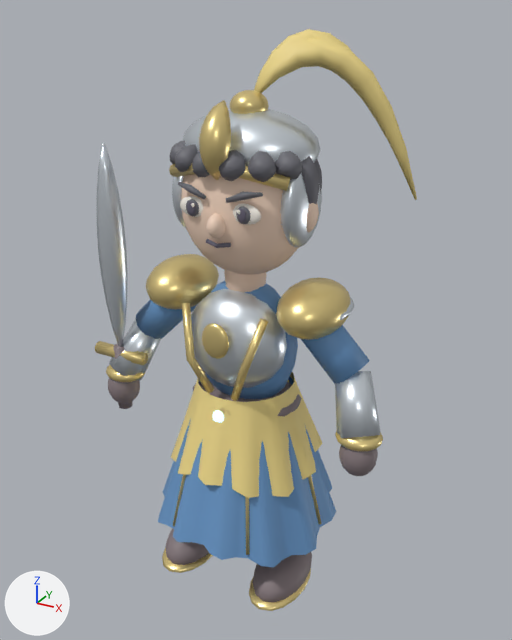
The glTF model samkok/web/models/54-e1.glb as it was, and as the next commit left it.
Both versions are drawn from a camera (50 mm lens) standing at (1.88, -3.29, 3.43) and looking at (0.03, 0.07, 1.76). The axes (+X, +Y, +Z) are drawn at lower left. The lights are the same throughout. The picture after the commit comes second.

Names of what the first picture shows: '54_T1_Royal Tide_Mesh'.
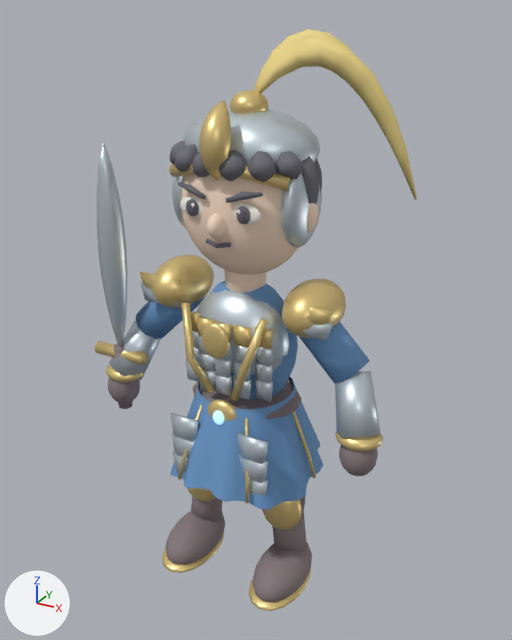
Boxes (x1, y1, x2, y2) around the edits, measured in the pictures (512 x 640 px; the box of a moved part takes in the faces that stretch with it):
```json
{"part": 1, "of": "me_54_t1_royal_tide_mesh", "change": "moved or reshaped", "before": [191, 289, 287, 388], "after": [196, 290, 289, 375]}
{"part": 2, "of": "me_54_t1_royal_tide_mesh", "change": "deleted", "before": [340, 298, 354, 320], "on screen": "mostly hidden"}
{"part": 3, "of": "me_54_t1_royal_tide_mesh", "change": "moved or reshaped", "before": [146, 254, 351, 567], "after": [140, 255, 346, 510]}
```

The change, as JSON lines over the scene's bpy script:
```json
{"block": "me_54_t1_royal_tide_mesh", "where": "# used by ob_54_t1_royal_tide_mesh; location = (0.0, 0.0, 0.0)"}
{"op": "remove", "block": "me_54_t1_royal_tide_mesh", "code": "me_54_t1_royal_tide_mesh.from_pydata(...)  # 9026 vertices, 16472 faces; spans x -0.98..0.92, y -0.57..0.57, z 0.02..3.34"}
{"op": "add", "block": "me_54_t1_royal_tide_mesh", "code": "me_54_t1_royal_tide_mesh.from_pydata(...)  # 8704 vertices, 15868 faces; spans x -0.98..0.92, y -0.48..0.49, z 0.02..3.34"}
{"block": "me_54_t1_royal_tide_mesh", "change": "me_54_t1_royal_tide_mesh part 1: the loose piece of 176 vertices spanning x -0.31..0.31, y -0.32..0.12, z 1.4..2.0 is scaled about its middle by (1, 0.909, 1), then moved by (0.0, 0.04, 0.0)"}
{"block": "me_54_t1_royal_tide_mesh", "change": "me_54_t1_royal_tide_mesh part 2: the loose piece of 176 vertices spanning x 0.29..0.63, y -0.2..0.26, z 1.88..1.99 is deleted"}
{"block": "me_54_t1_royal_tide_mesh", "change": "me_54_t1_royal_tide_mesh part 3: 552 vertices moved from x -0.62..0.62, y -0.57..0.57, z 0.44..2.08 to x -0.59..0.59, y -0.48..0.48, z 0.77..2.08; 240 vertices removed from x -0.48..0.48, y -0.48..0.48, z 0.83..1.4; 270 vertices added at x -0.61..0.61, y -0.38..-0.16, z 0.81..2.02"}
{"block": "me_54_t1_royal_tide_mesh", "change": "other edits to the shape of me_54_t1_royal_tide_mesh do not show in these pictures"}
{"op": "remove", "block": "me_54_t1_royal_tide_mesh", "code": "me_54_t1_royal_tide_mesh.materials.append(mat_accent_deb342)  # yellow #f0da8b"}
```
